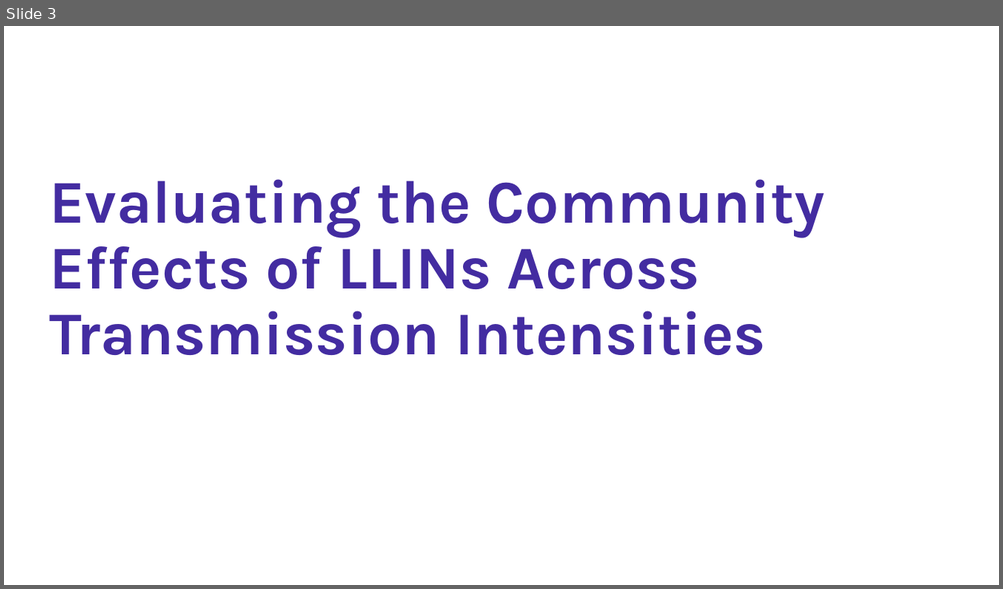
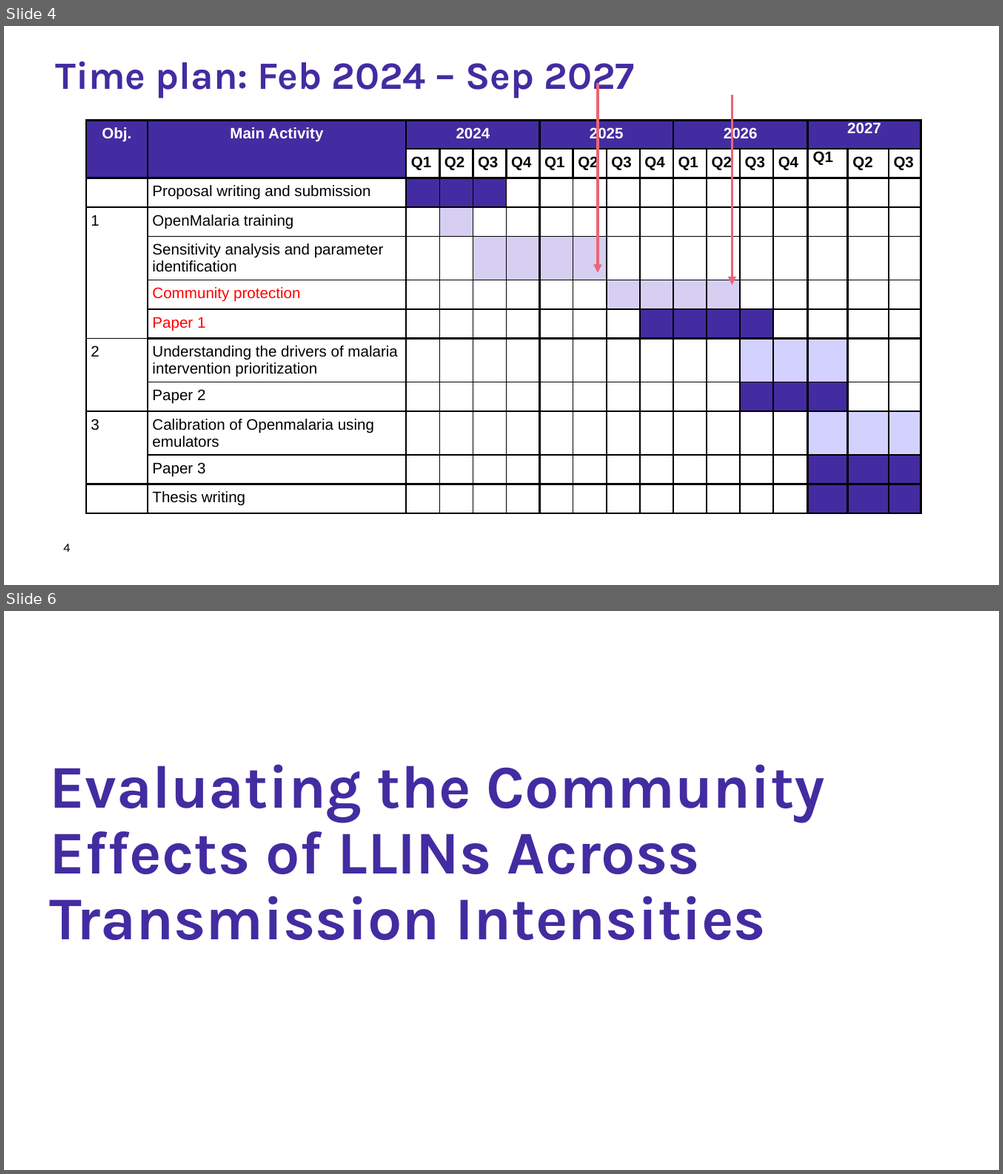
Before and after one commit to zenabusuboi/MySWISS-TPH, a slide deck: ZenabuPhD/COMMUNITY PROTECTION/PRESENTATIONS/CommProt_Presentation4_AnnualCommitteeMeeting2_2026.pptx. Shown one above the other, each under a label of ours: slide 3 before the commit, slides 4 and 6 after it; the slides between them are not shown. The pictures are 1003x589 and 1003x1174 pixels, drawn with LibreOffice and Linux fonts; fonts in the diff are those of the drawing; background and template pictures are left out. Boxes give left, top, right and bottom in pixels: in the first picture for what was removed or moved away, otherwise in the second. Text is boxed around its words. In the diff, an @@ line names an element or a change of style, - is before the commit and + after.

```diff
--- a/ZenabuPhD/COMMUNITY PROTECTION/PRESENTATIONS/CommProt_Presentation4_AnnualCommitteeMeeting2_2026.pptx
+++ b/ZenabuPhD/COMMUNITY PROTECTION/PRESENTATIONS/CommProt_Presentation4_AnnualCommitteeMeeting2_2026.pptx
@@ slide 4 added at [4,26,999,585], background #FFFFFF @@
@@ title added at [56,61,634,99], 28 pt, text #432CA1, bold @@
+Time plan: Feb 2024 – Sep 2027
@@ arrow added from (597, 83) to (597, 272), #EA6674 2 pt @@
@@ arrow added from (732, 95) to (732, 286), #EA6674 2 pt @@
@@ table added at [85,121,926,523], 12 rows, 17 columns @@
+Obj. | Main Activity | 2024 |  |  |  | 2025 |  |  |  | 2026 |  |  |  | 2027 |  | 
+ |  | Q1 | Q2 | Q3 | Q4 | Q1 | Q2 | Q3 | Q4 | Q1 | Q2 | Q3 | Q4 | Q1 | Q2 | Q3
+ | Proposal writing and submission |  |  |  |  |  |  |  |  |  |  |  |  |  |  | 
+1 | OpenMalaria training |  |  |  |  |  |  |  |  |  |  |  |  |  |  | 
+ | Sensitivity analysis and parameter identification |  |  |  |  |  |  |  |  |  |  |  |  |  |  | 
+ | Community protection |  |  |  |  |  |  |  |  |  |  |  |  |  |  | 
+ | Paper 1 |  |  |  |  |  |  |  |  |  |  |  |  |  |  | 
+2 | Understanding the drivers of malaria intervention prioritization |  |  |  |  |  |  |  |  |  |  |  |  |  |  | 
+ | Paper 2 |  |  |  |  |  |  |  |  |  |  |  |  |  |  | 
+3 | Calibration of Openmalaria using emulators |  |  |  |  |  |  |  |  |  |  |  |  |  |  | 
+ | Paper 3 |  |  |  |  |  |  |  |  |  |  |  |  |  |  | 
+ | Thesis writing |  |  |  |  |  |  |  |  |  |  |  |  |  |  | 
@@ page number added at [63,544,70,552], 9 pt, text #000000 @@
+4
@@ what was slide 3 is now slide 6 @@
```
Also in this commit, not shown: 18 slides changed, 7 other slides added, 3 slides removed, 45 other files.
